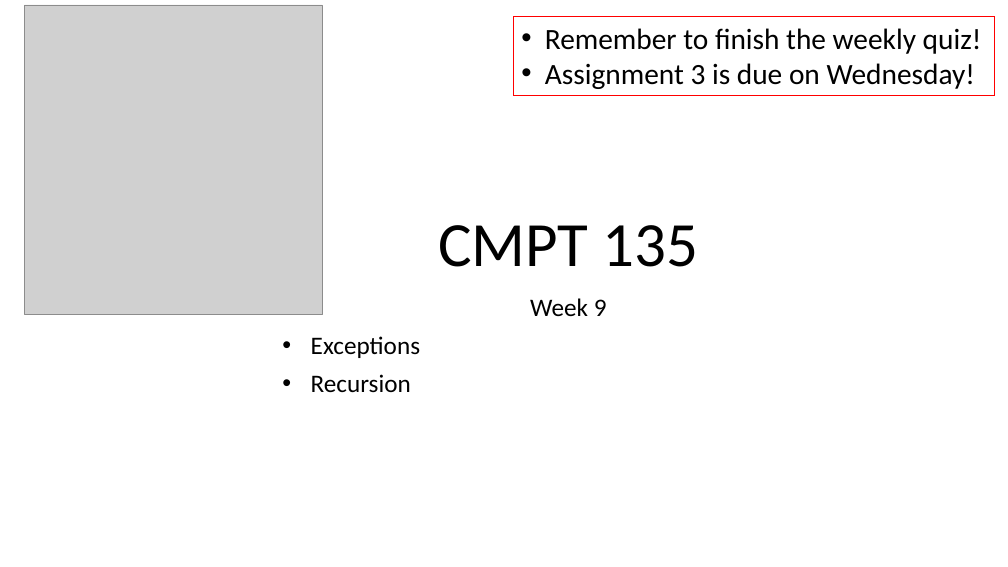
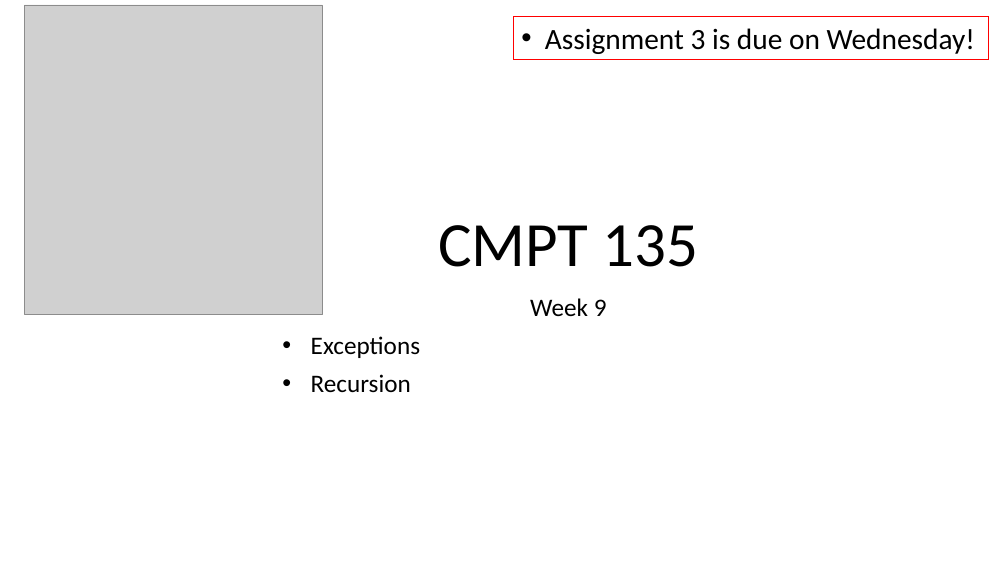
Before and after one commit to tjd1234/cmpt135spring2024, a slide deck: slide 1 of sample_code/week9/week9_cmpt135.pptx. Drawn at 1008x567 pixels with LibreOffice and Linux fonts; fonts in the diff are those of the drawing; grey boxes stand for pictures. Boxes give left, top, right and bottom in pixels: in the first picture for what was removed or moved away, otherwise in the second. Text is boxed around its words. In the diff, an @@ line names an element or a change of style, - is before the commit and + after.

```diff
--- a/sample_code/week9/week9_cmpt135.pptx
+++ b/sample_code/week9/week9_cmpt135.pptx
@@ rectangle "Assignment 3 is due on ...": place and size @@
-rectangle "Assignment 3 is due on ..." at <box>514,16,995,95</box>
+rectangle "Assignment 3 is due on ..." at <box>514,16,988,59</box>
@@ text in rectangle at <box>545,28,982,54</box>: paragraph removed @@
-• Remember to finish the weekly quiz!
```
Also in this commit, not shown: 5 other slides changed, 6 slides added, 1 other file.
